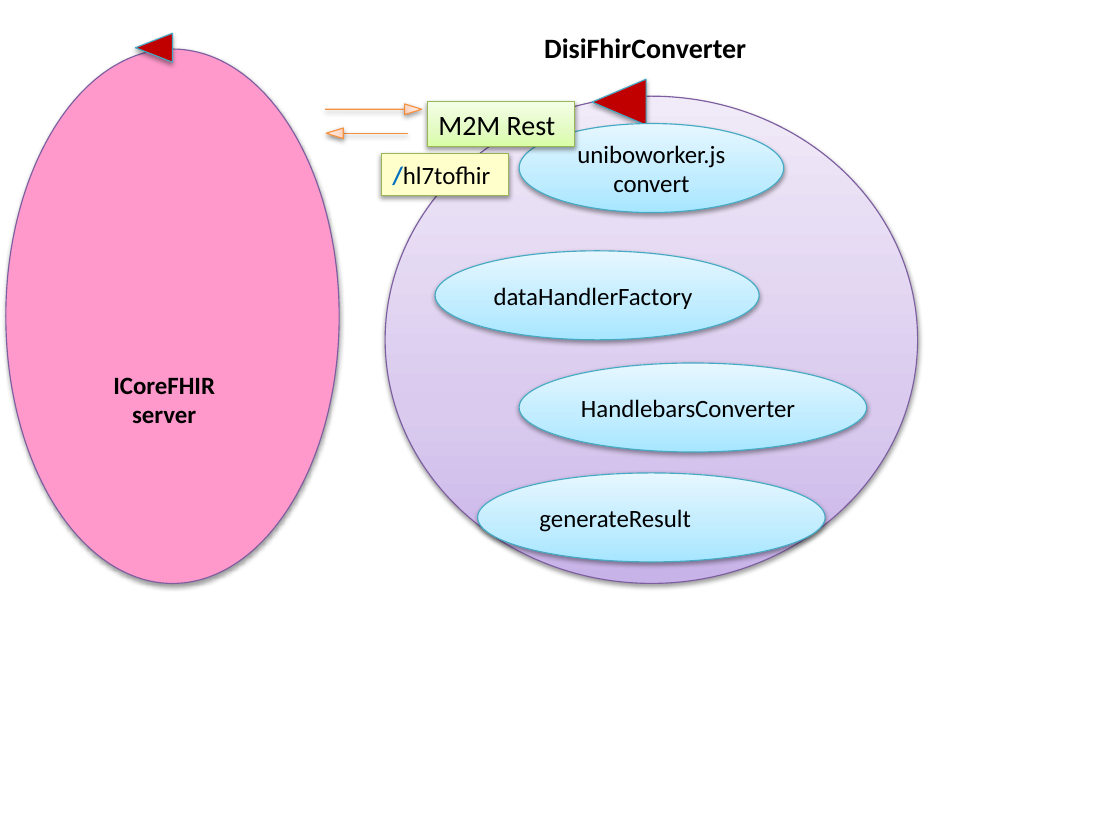
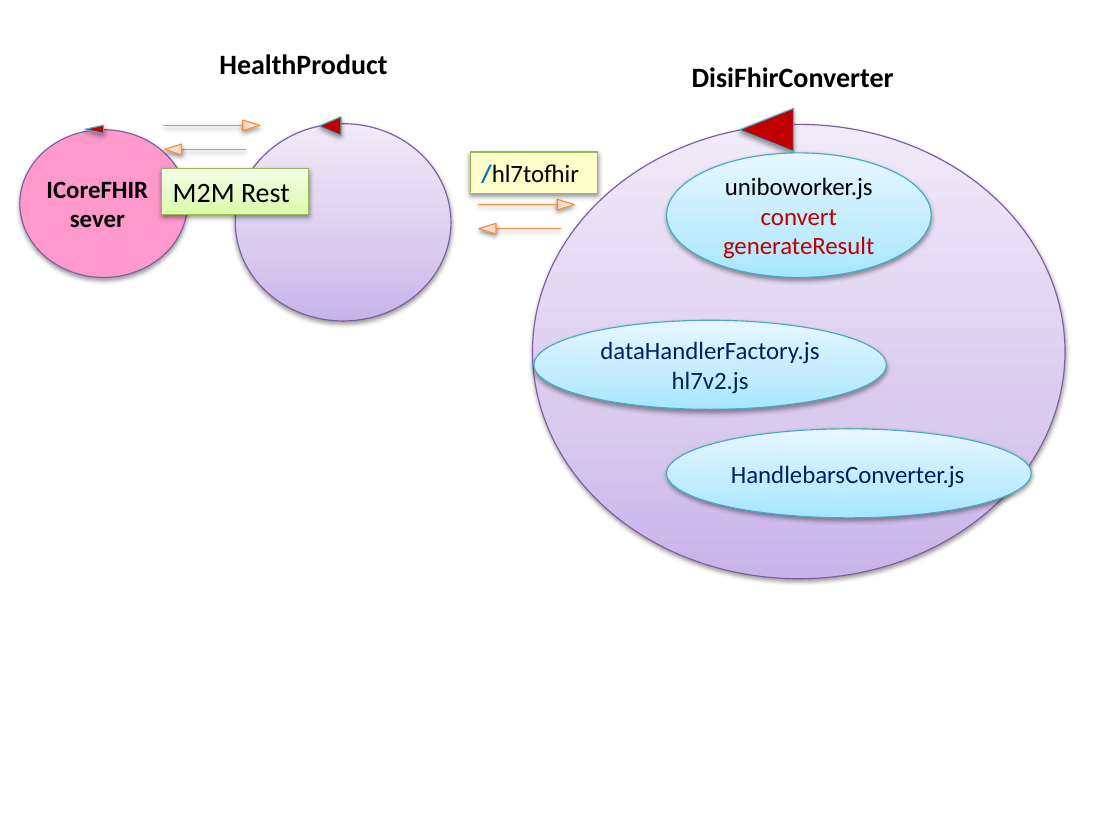
Before and after one commit to anatali/natMaterial, a slide deck: slide 22 of health/userDocs/UniboFigs.pptx (slide 21 before the commit). Drawn at 1120x840 pixels with LibreOffice and Linux fonts; fonts in the diff are those of the drawing. Boxes give left, top, right and bottom in pixels: in the first picture for what was removed or moved away, otherwise in the second. Text is boxed around its words. In the diff, an @@ line names an element or a change of style, - is before the commit and + after.

```diff
--- a/health/userDocs/UniboFigs.pptx
+++ b/health/userDocs/UniboFigs.pptx
@@ ellipse removed at (x1=6, y1=49, x2=339, y2=584) @@
@@ text added at (x1=219, y1=54, x2=387, y2=75), 18 pt, text #000000, bold @@
+HealthProduct
@@ text "DisiFhirConverter" moved from (x1=544, y1=38, x2=746, y2=59) to (x1=692, y1=67, x2=894, y2=88) @@
@@ triangle added at (x1=319, y1=117, x2=341, y2=136), fill #C00000, outline #46AAC5 0.75 pt @@
@@ triangle resized from (x1=592, y1=79, x2=646, y2=125) to (x1=739, y1=109, x2=793, y2=151) @@
@@ ellipse added at (x1=20, y1=130, x2=188, y2=278), fill #FF99CC, outline #7D60A0 0.75 pt @@
@@ triangle resized from (x1=136, y1=33, x2=173, y2=62) to (x1=85, y1=125, x2=104, y2=133) @@
@@ line moved from (328, 133) - (408, 133) to (164, 125) - (243, 125) @@
@@ triangle added at (x1=165, y1=144, x2=181, y2=155), fill gradient #FFD2BD to #FFDED0 to #FFF2ED, outline #F69240 0.75 pt @@
@@ line moved from (325, 110) - (404, 110) to (167, 149) - (246, 149) @@
@@ ellipse added at (x1=235, y1=123, x2=451, y2=320), fill gradient #C9B5E8 to #D8CBEE to #F0EAF9, outline #7D60A0 0.75 pt @@
@@ triangle at (x1=243, y1=120, x2=260, y2=130): mirrored; rotation 270 to 90 degrees @@
@@ ellipse resized from (x1=385, y1=96, x2=917, y2=584) to (x1=533, y1=124, x2=1065, y2=579) @@
@@ rectangle "M2M Rest" moved from (x1=428, y1=102, x2=575, y2=147) to (x1=161, y1=169, x2=308, y2=214) @@
@@ rectangle "/hl7tofhir" moved from (x1=381, y1=153, x2=508, y2=195) to (x1=470, y1=152, x2=598, y2=194) @@
@@ ellipse "uniboworker.js" resized from (x1=519, y1=123, x2=783, y2=212) to (x1=666, y1=152, x2=931, y2=277) @@
@@ text added at (x1=46, y1=181, x2=148, y2=228), 16 pt, text #000000, bold @@
+ICoreFHIR
+sever
@@ line added from (478, 205) to (558, 205), #F69240 0.75 pt @@
@@ triangle added at (x1=557, y1=199, x2=573, y2=209), fill gradient #FFD2BD to #FFDED0 to #FFF2ED, outline #F69240 0.75 pt @@
@@ text in ellipse at (x1=761, y1=209, x2=837, y2=225): text colour #000000 to #C00000 in "convert" @@
@@ triangle at (x1=479, y1=224, x2=496, y2=234): mirrored; rotation 90 to 270 degrees @@
@@ line added from (482, 228) to (561, 228), #F69240 0.75 pt @@
@@ text in ellipse at (x1=723, y1=236, x2=874, y2=259): paragraph added @@
+generateResult
@@ ellipse removed at (x1=435, y1=251, x2=758, y2=339) @@
-dataHandlerFactory
@@ ellipse added at (x1=534, y1=320, x2=887, y2=409), fill gradient #A7E6FF to #C1EDFF to #E7F8FF, outline #46AAC5 0.75 pt, 16 pt, text #002060 @@
+dataHandlerFactory.js
+hl7v2.js
@@ text removed at (x1=113, y1=377, x2=215, y2=424) @@
-ICoreFHIR
-server
@@ ellipse "HandlebarsConverter.js" resized from (x1=519, y1=363, x2=866, y2=451) to (x1=666, y1=429, x2=1032, y2=517) @@
@@ ellipse removed at (x1=477, y1=473, x2=824, y2=561) @@
-generateResult
@@ text in ellipse at (x1=731, y1=465, x2=965, y2=488): text changed; text colour #000000 to #002060 @@
-HandlebarsConverter
+HandlebarsConverter.js
```
Also in this commit, not shown: 1 slide added, 6 other files.
